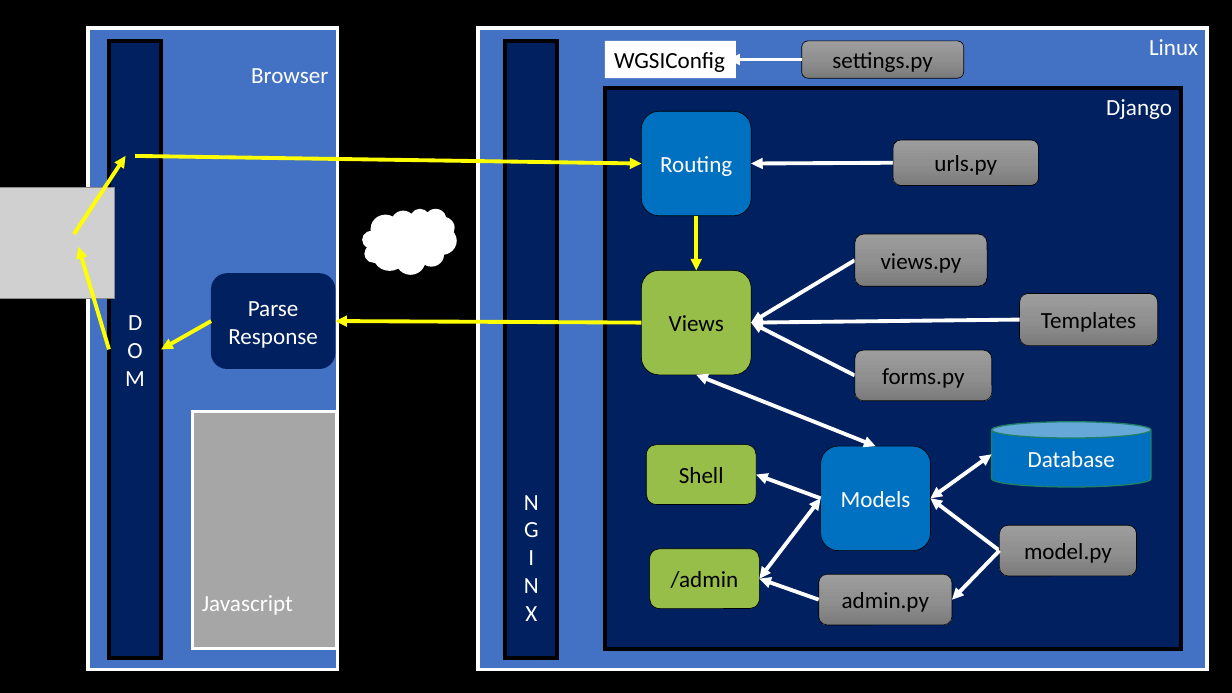
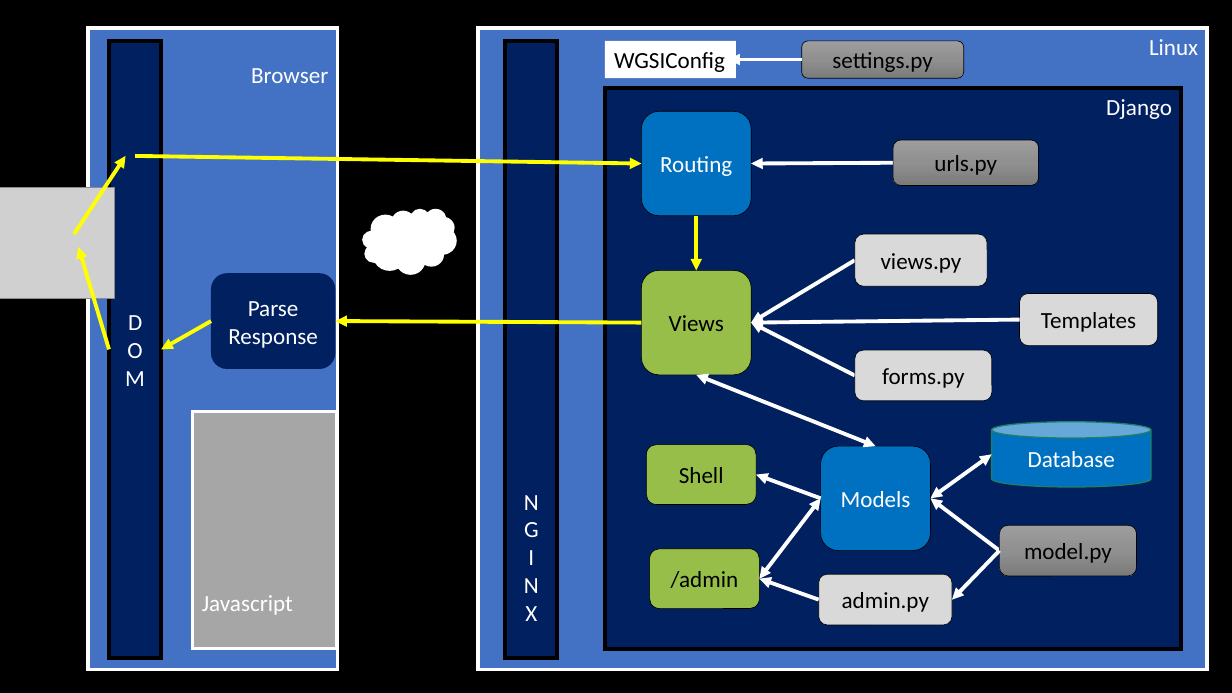
Before and after one commit to csev/dj4e, a slide deck: slide 13 of lectures/DJ-02-Model-Single.pptx. Drawn at 1232x693 pixels with LibreOffice and Linux fonts; fonts in the diff are those of the drawing; grey boxes stand for pictures; background and template pictures are left out. Boxes give left, top, right and bottom in pixels: in the first picture for what was removed or moved away, otherwise in the second. Text is boxed around its words. In the diff, an @@ line names an element or a change of style, - is before the commit and + after.

```diff
--- a/lectures/DJ-02-Model-Single.pptx
+++ b/lectures/DJ-02-Model-Single.pptx
@@ fill gradient #9D9D9D to #909090 to #7C7C7C to #D9D9D9 in 4 elements at [1019,294,1158,347], [855,234,987,287], [855,350,992,401], [819,575,952,626] @@
```
Also in this commit, not shown: 4 other slides changed.
